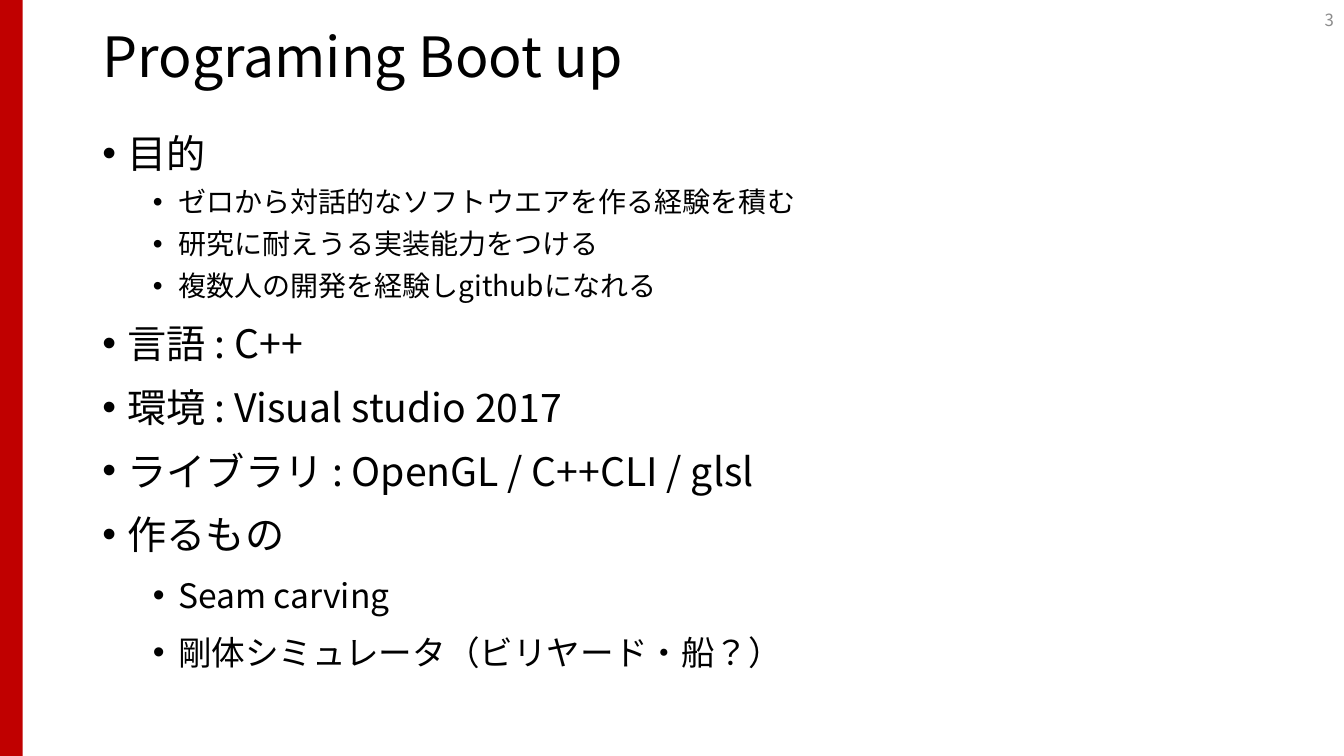
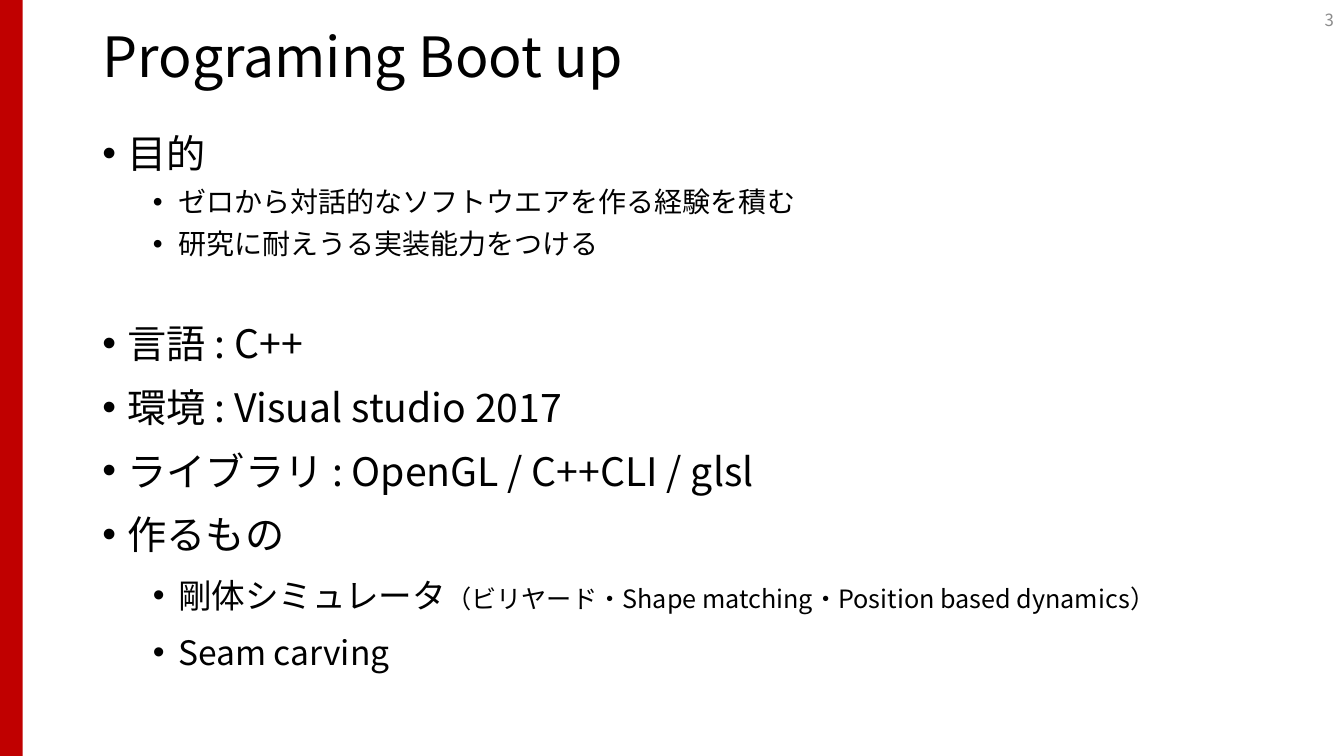
Before and after one commit to shibasab/IGLabProgramBootup, a slide deck: slide 3 of プログラミングスタートアップ.pptx. Drawn at 1344x756 pixels with LibreOffice and Linux fonts; fonts in the diff are those of the drawing. Boxes give left, top, right and bottom in pixels: in the first picture for what was removed or moved away, otherwise in the second. Text is boxed around its words. In the diff, an @@ line names an element or a change of style, - is before the commit and + after.

Commit message:
up
up

```diff
--- a/プログラミングスタートアップ.pptx
+++ b/プログラミングスタートアップ.pptx
@@ text at (x1=178, y1=272, x2=656, y2=303): paragraph removed @@
-  • 複数人の開発を経験しgithubになれる
@@ text at (x1=178, y1=580, x2=1156, y2=614): paragraph added @@
+  • 剛体シミュレータ（ビリヤード・Shape matching・Position based dynamics）
@@ text at (x1=178, y1=636, x2=782, y2=668): paragraph removed @@
-  • 剛体シミュレータ（ビリヤード・船？）
```
Also in this commit, not shown: 4 other slides changed, 3 slides added.
